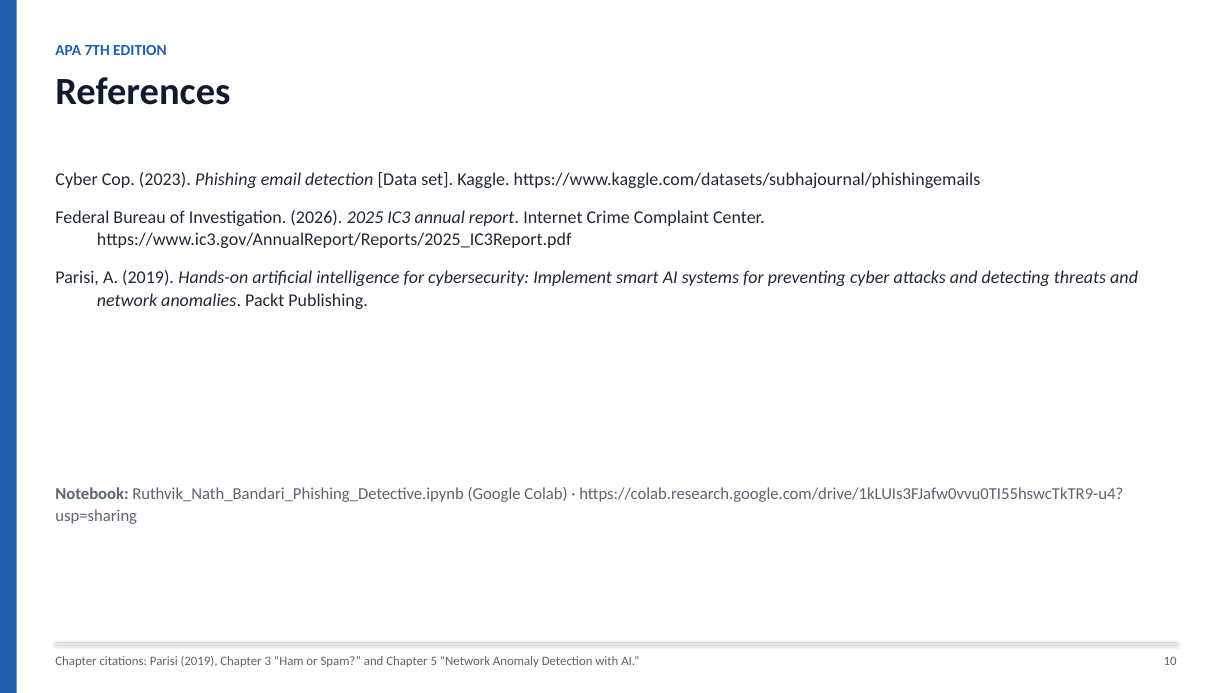
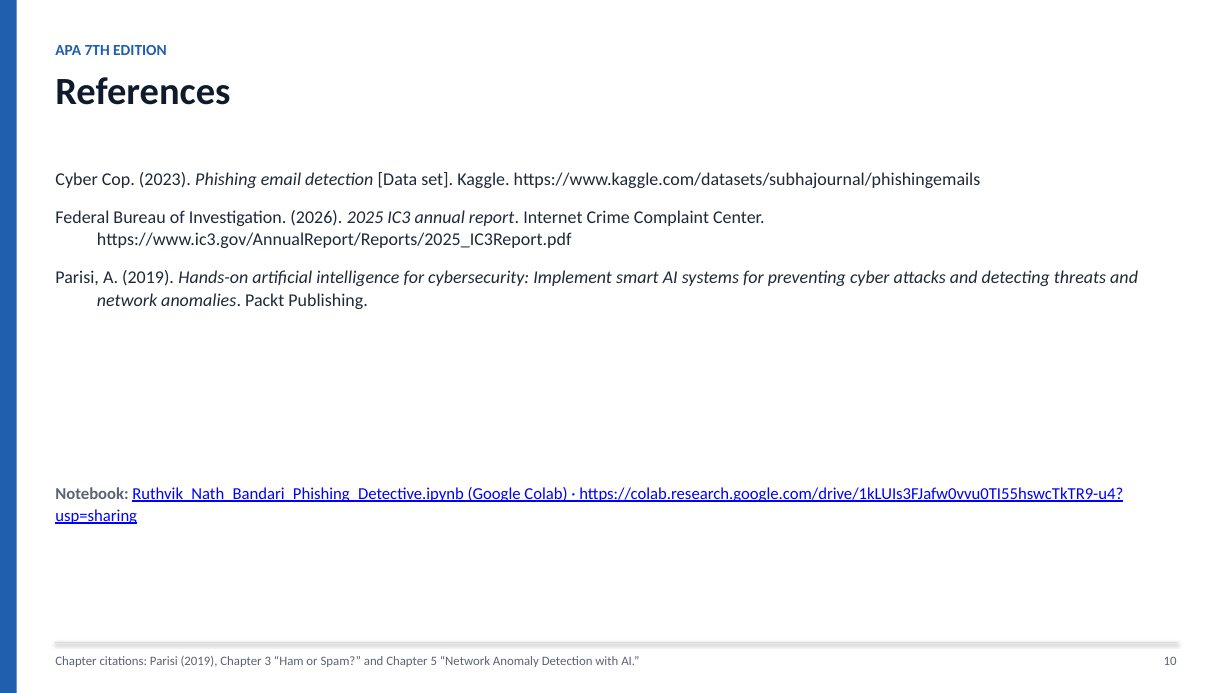
Before and after one commit to Ruthvik-Bandari/ArtificialIntelligence-for-Cybersecurity, a slide deck: slide 10 of module-05-email-analyzer/Bandari_Ruthvik_Nath_Module5_Phishing_Detective.pptx. Drawn at 1232x693 pixels with LibreOffice and Linux fonts; fonts in the diff are those of the drawing. Boxes give left, top, right and bottom in pixels: in the first picture for what was removed or moved away, otherwise in the second. Text is boxed around its words. In the diff, an @@ line names an element or a change of style, - is before the commit and + after.

```diff
--- a/module-05-email-analyzer/Bandari_Ruthvik_Nath_Module5_Phishing_Detective.pptx
+++ b/module-05-email-analyzer/Bandari_Ruthvik_Nath_Module5_Phishing_Detective.pptx
@@ text "Notebook: Ruthvik_Nath_Bandari_Phishing_Detective.ipynb (Goo ..." at [55,487,1123,524]: text colour #5B6472 to #0000FF, underline on @@
```
Also in this commit, not shown: 2 other files.
